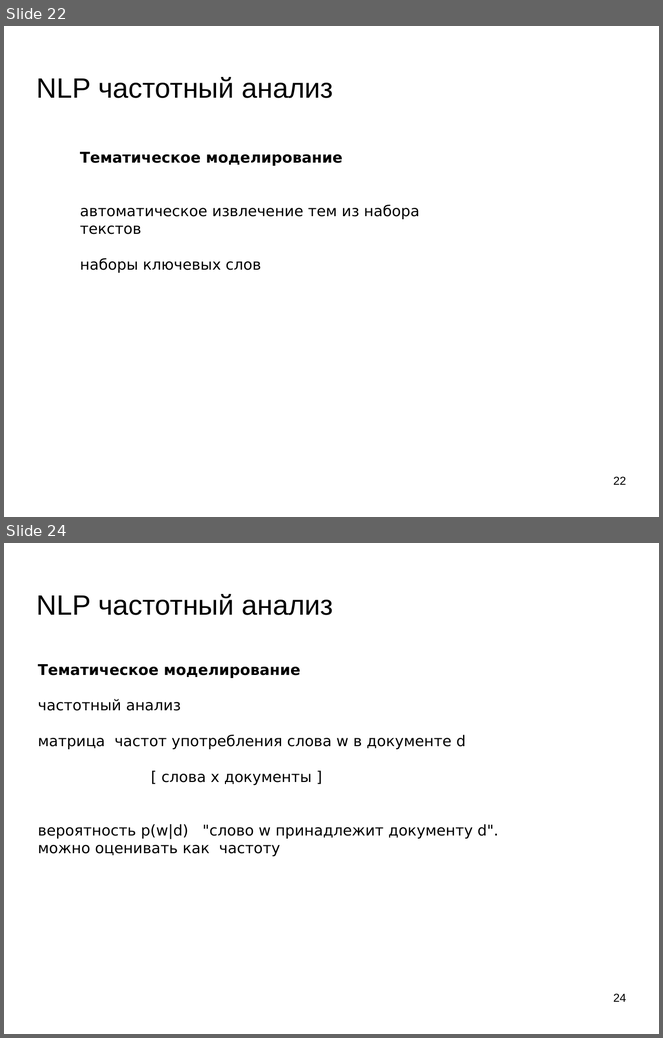
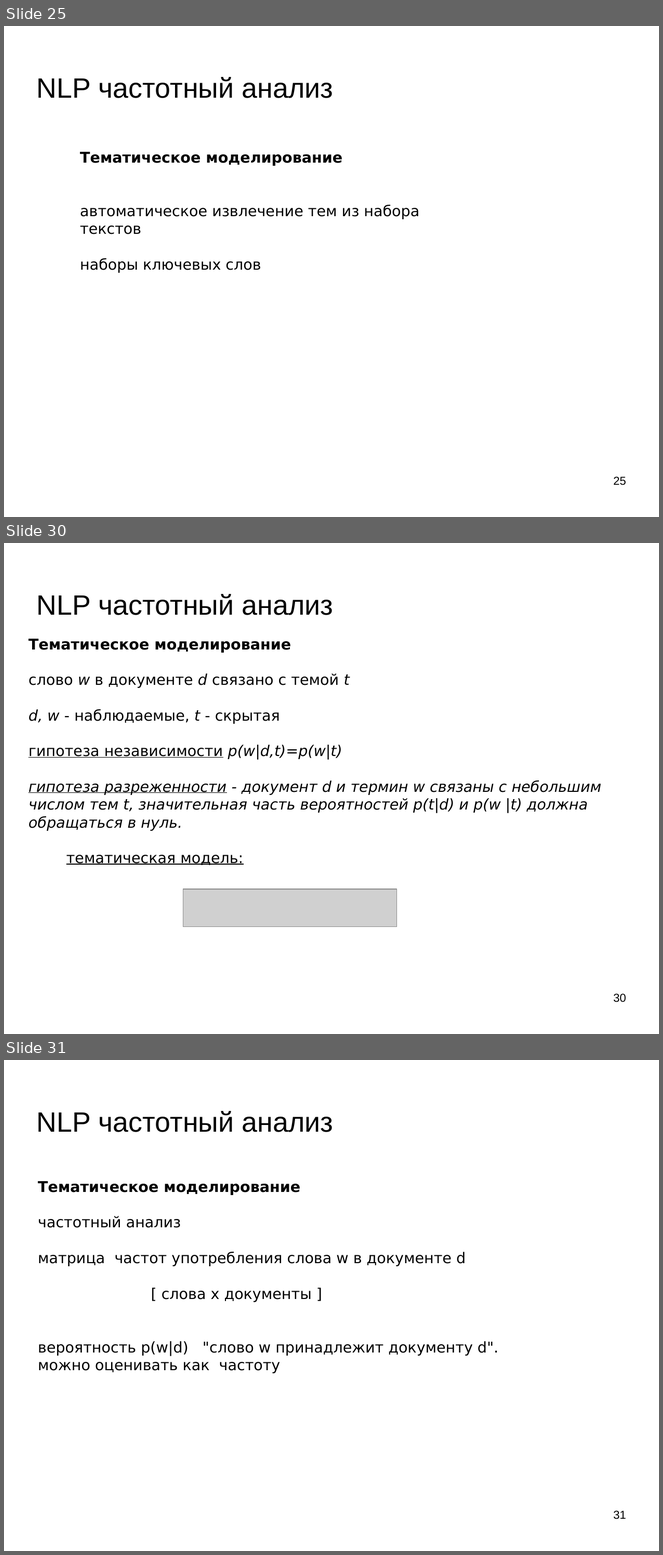
Before and after one commit to mechanoid5/ml_lectorium_legacy, a slide deck: 25-text-tfidf.odp. Shown one above the other, each under a label of ours: slides 22 and 24 before the commit, slides 25, 30 and 31 after it; the slides between them are not shown. The pictures are 663x1038 and 663x1555 pixels, drawn with LibreOffice and Linux fonts; fonts in the diff are those of the drawing; grey boxes stand for pictures; background and template pictures are left out. Boxes give left, top, right and bottom in pixels: in the first picture for what was removed or moved away, otherwise in the second. Text is boxed around its words. In the diff, an @@ line names an element or a change of style, - is before the commit and + after.

```diff
--- a/25-text-tfidf.odp
+++ b/25-text-tfidf.odp
@@ slide 30 added at bbox=[4, 543, 659, 1034], background picture (left out) @@
@@ title added at bbox=[37, 594, 333, 615], 33.9 pt, text #000000 @@
+NLP частотный анализ
@@ text added at bbox=[28, 639, 602, 865], 18 pt, text #000000, italic @@
+Тематическое моделирование
+слово w в документе d связано с темой t
+d, w - наблюдаемые, t - скрытая
+гипотеза независимости p(w|d,t)=p(w|t)
+гипотеза разреженности - документ d и термин w связаны с небольшим числом тем t, значительная часть вероятностей p(t|d) и p(w |t) должна обращаться в нуль.
+тематическая модель:
@@ picture added at bbox=[183, 890, 397, 927] @@
@@ page number added at bbox=[613, 994, 626, 1003], 14 pt, text #000000 @@
+30
@@ what was slide 22 is now slide 25 @@
@@ page number at bbox=[613, 477, 626, 486]: text changed @@
-22
+25
@@ what was slide 24 is now slide 31 @@
@@ page number at bbox=[613, 1511, 626, 1520]: text changed @@
-24
+31
```
Also in this commit, not shown: 4 slides changed, 6 other slides added, 1 slide removed, 1 other file.
